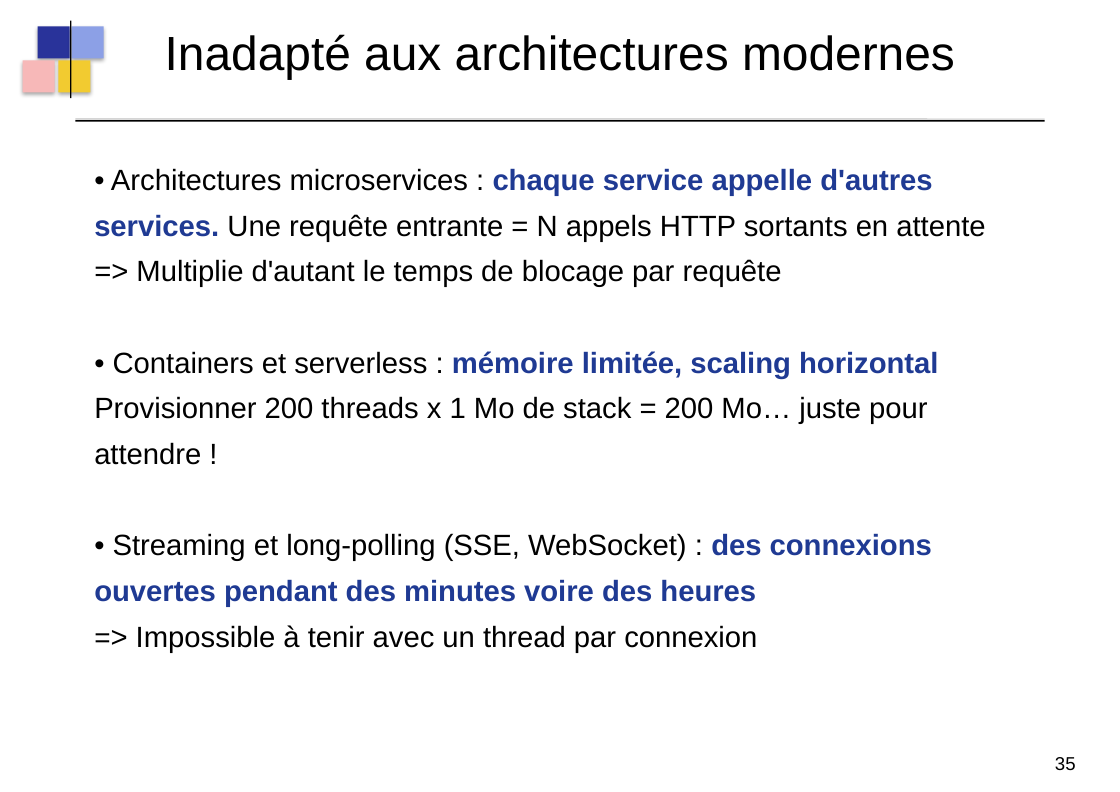
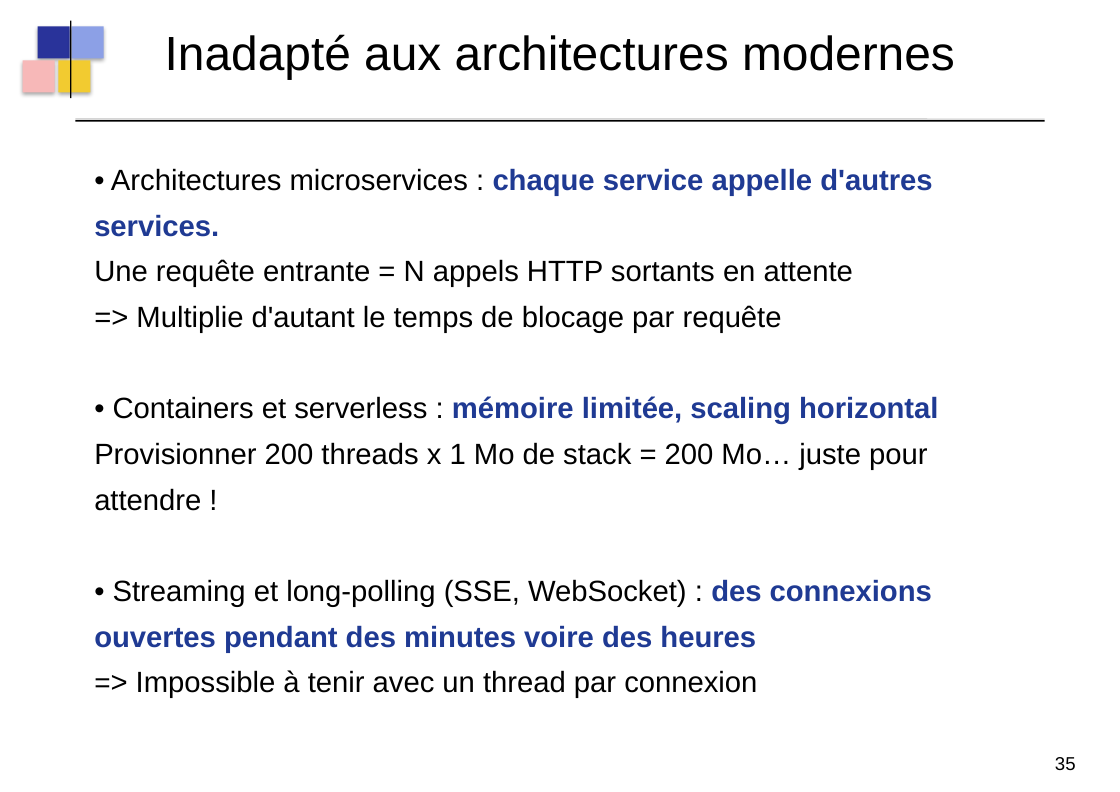
Before and after one commit to dthibau/quarkus-reactive, a slide deck: slide 57 of QuarkusReatcive.odp. Drawn at 1120x792 pixels with LibreOffice and Linux fonts; fonts in the diff are those of the drawing. Boxes give left, top, right and bottom in pixels: in the first picture for what was removed or moved away, otherwise in the second. Text is boxed around its words. In the diff, an @@ line names an element or a change of style, - is before the commit and + after.

```diff
--- a/QuarkusReatcive.odp
+++ b/QuarkusReatcive.odp
@@ text "• Architectures microservices : chaque ..." rewrapped from <box>94,168,985,653</box> to <box>94,168,938,698</box> @@
```
Also in this commit, not shown: 27 other slides changed, 2 slides added, 7 other files.
